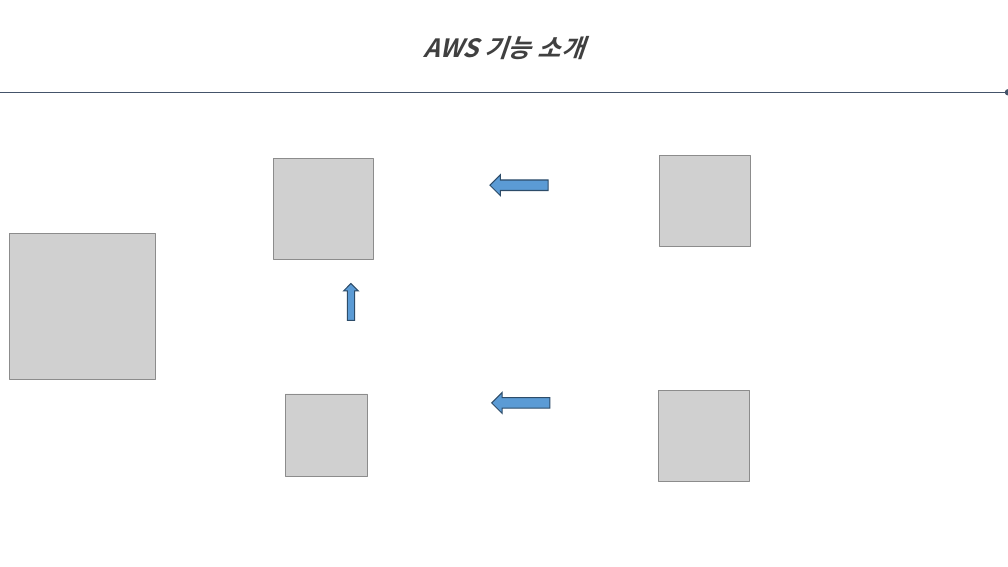
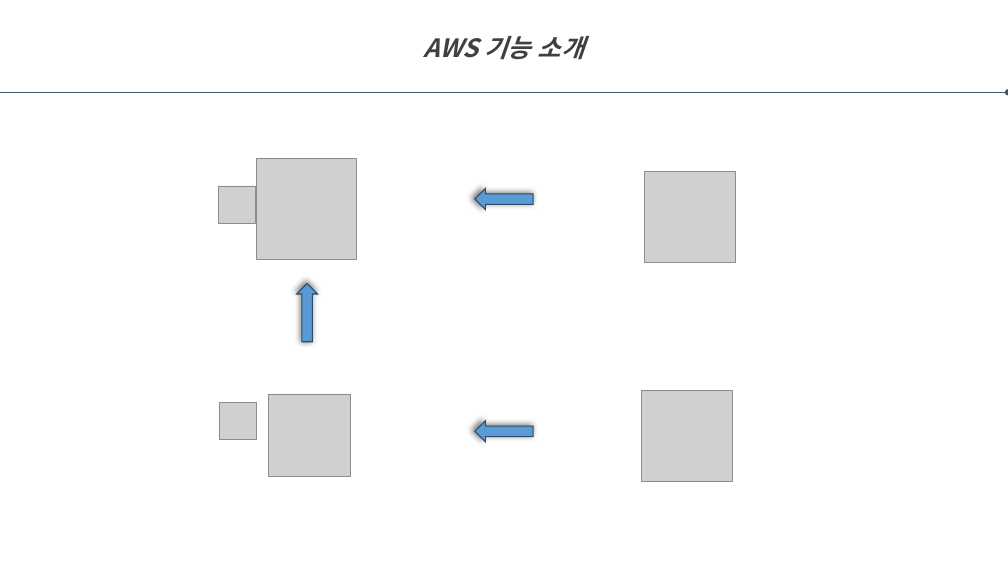
Before and after one commit to labory4302/SmartFarm, a slide deck: slide 13 of smartfarm.pptx. Drawn at 1008x567 pixels with LibreOffice and Linux fonts; fonts in the diff are those of the drawing; grey boxes stand for pictures. Boxes give left, top, right and bottom in pixels: in the first picture for what was removed or moved away, otherwise in the second. Text is boxed around its words. In the diff, an @@ line names an element or a change of style, - is before the commit and + after.

Commit message:
1008_1001_CGS
update ppt

```diff
--- a/smartfarm.pptx
+++ b/smartfarm.pptx
@@ picture: place and size @@
-picture at [660, 156, 752, 247]
+picture at [644, 172, 736, 263]
@@ picture: place and size @@
-picture at [9, 234, 155, 380]
+picture at [219, 186, 256, 223]
@@ right arrow: place and size @@
-right arrow at [490, 175, 548, 196]
+right arrow at [475, 188, 533, 209]
@@ shadow on in 3 elements at [475, 188, 533, 209], [475, 421, 533, 442], [297, 284, 318, 342] @@
@@ right arrow: place and size @@
-right arrow at [344, 284, 358, 321]
+right arrow at [297, 284, 318, 342]
@@ picture added at [219, 403, 256, 440] @@
@@ 3 pictures: place and size @@
-3 pictures at [273, 159, 750, 482]
+3 pictures at [256, 159, 734, 482]
@@ right arrow: place and size @@
-right arrow at [492, 392, 550, 414]
+right arrow at [475, 421, 533, 442]
```
Also in this commit, not shown: 1 other slide changed, 3 slides added, 3 slides removed.
